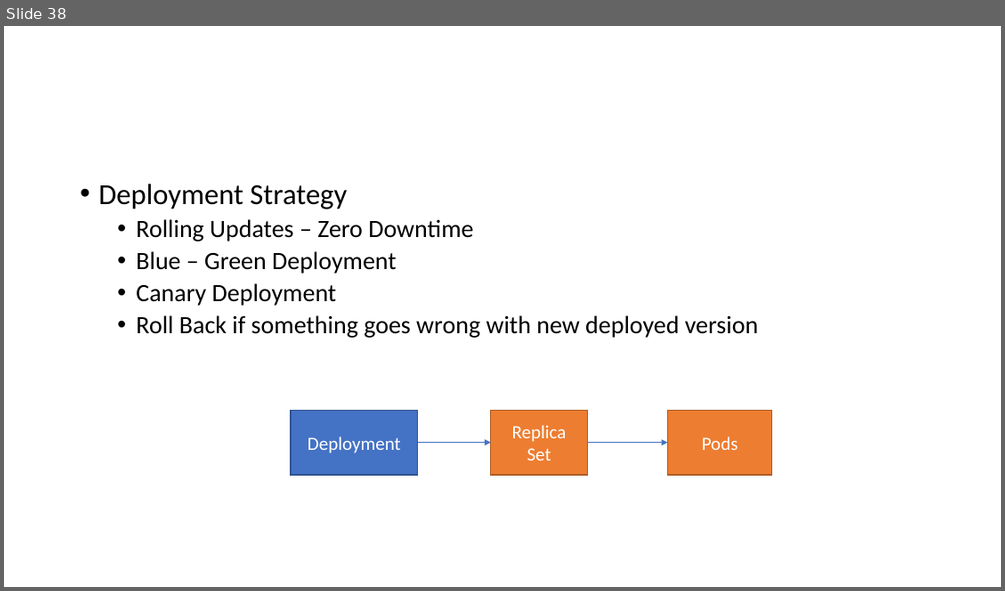
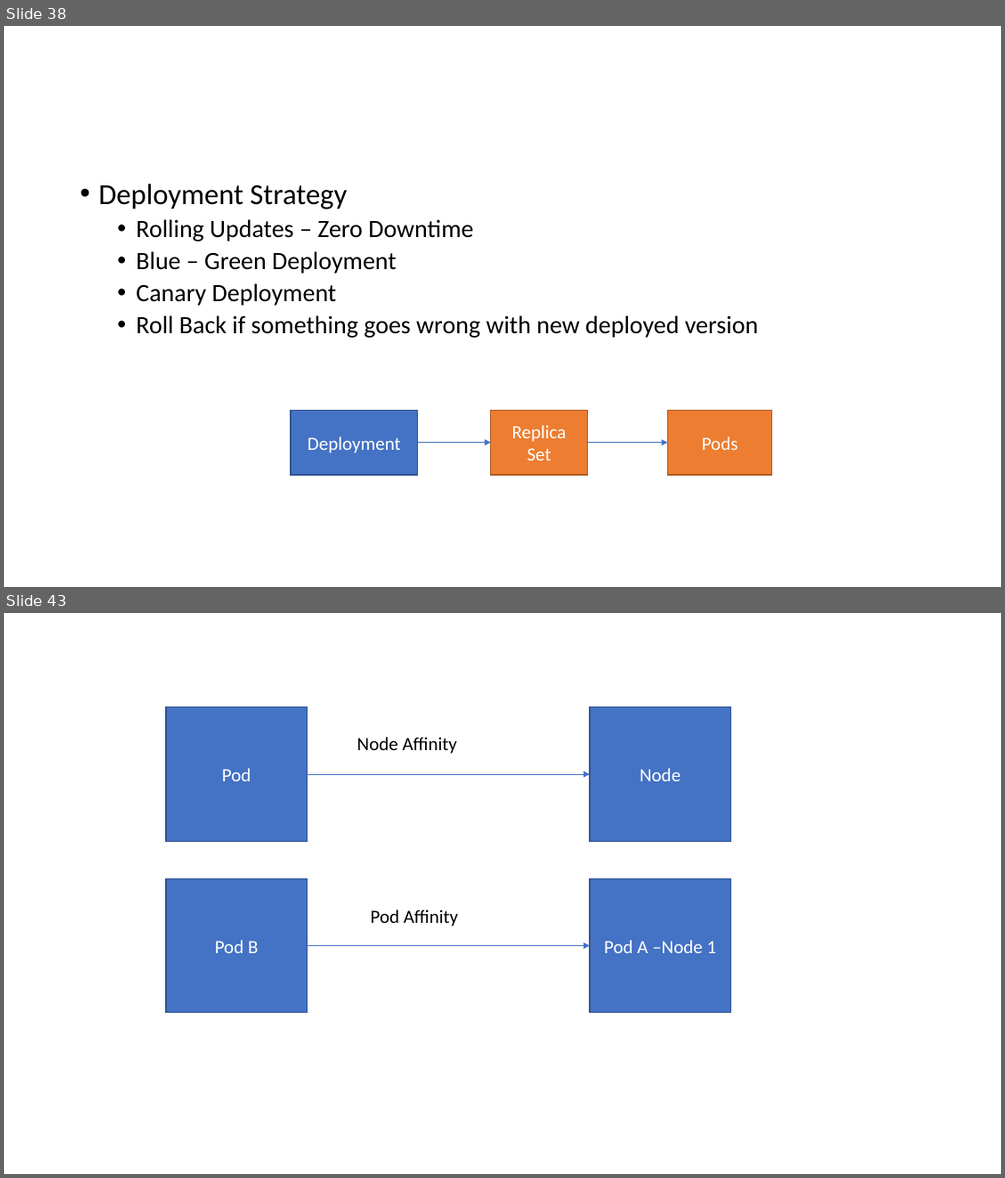
Before and after one commit to BhaveshBR/ckalab, a slide deck: WhiteBoard.pptx. Shown one above the other, each under a label of ours: slide 38 before the commit, slides 38 and 43 after it; the slides between them are not shown. The pictures are 1005x591 and 1005x1178 pixels, drawn with LibreOffice and Linux fonts; fonts in the diff are those of the drawing. Boxes give left, top, right and bottom in pixels: in the first picture for what was removed or moved away, otherwise in the second. Text is boxed around its words. In the diff, an @@ line names an element or a change of style, - is before the commit and + after.

```diff
--- a/WhiteBoard.pptx
+++ b/WhiteBoard.pptx
@@ slide 43 added at (4,613,1001,1174), background #FFFFFF @@
@@ rectangle added at (166,707,307,841), fill #4472C4, outline #325491 1 pt, 18 pt, text #FFFFFF @@
+Pod
@@ rectangle added at (590,707,731,841), fill #4472C4, outline #325491 1 pt, 18 pt, text #FFFFFF @@
+Node
@@ text added at (357,737,457,754), 18 pt, text #000000 @@
+Node Affinity
@@ arrow added from (307, 774) to (590, 774), #4472C4 0.5 pt @@
@@ rectangle added at (166,878,307,1013), fill #4472C4, outline #325491 1 pt, 18 pt, text #FFFFFF @@
+Pod B
@@ rectangle added at (590,878,731,1013), fill #4472C4, outline #325491 1 pt, 18 pt, text #FFFFFF @@
+Pod A –Node 1
@@ text added at (371,909,458,926), 18 pt, text #000000 @@
+Pod Affinity
@@ arrow added from (307, 946) to (590, 946), #4472C4 0.5 pt @@
```
Also in this commit, not shown: 5 other slides added, 2 other files.
